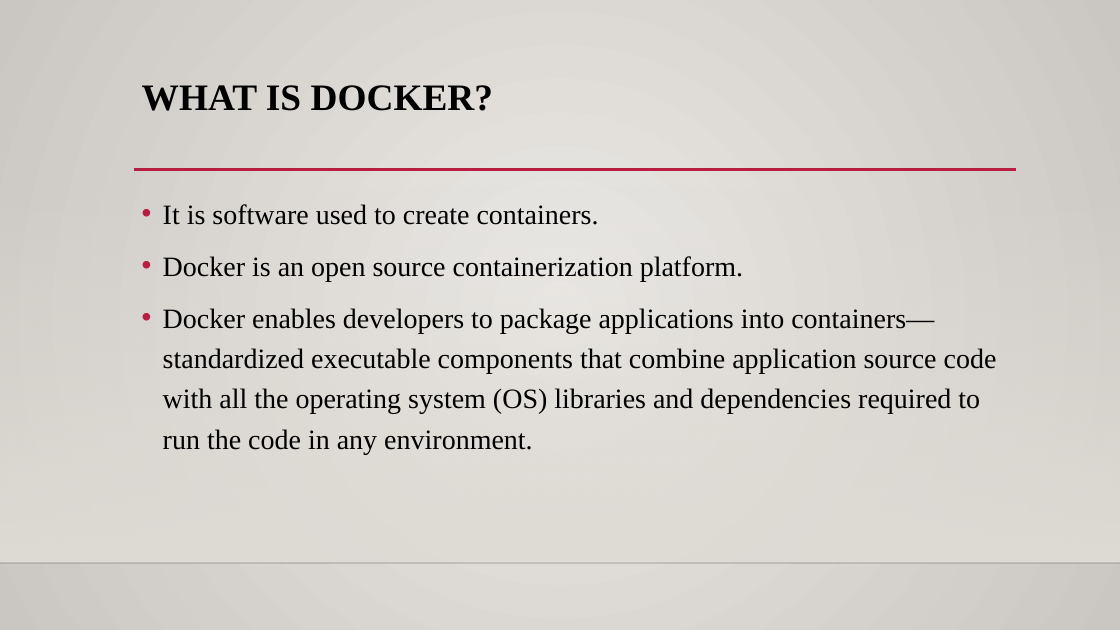
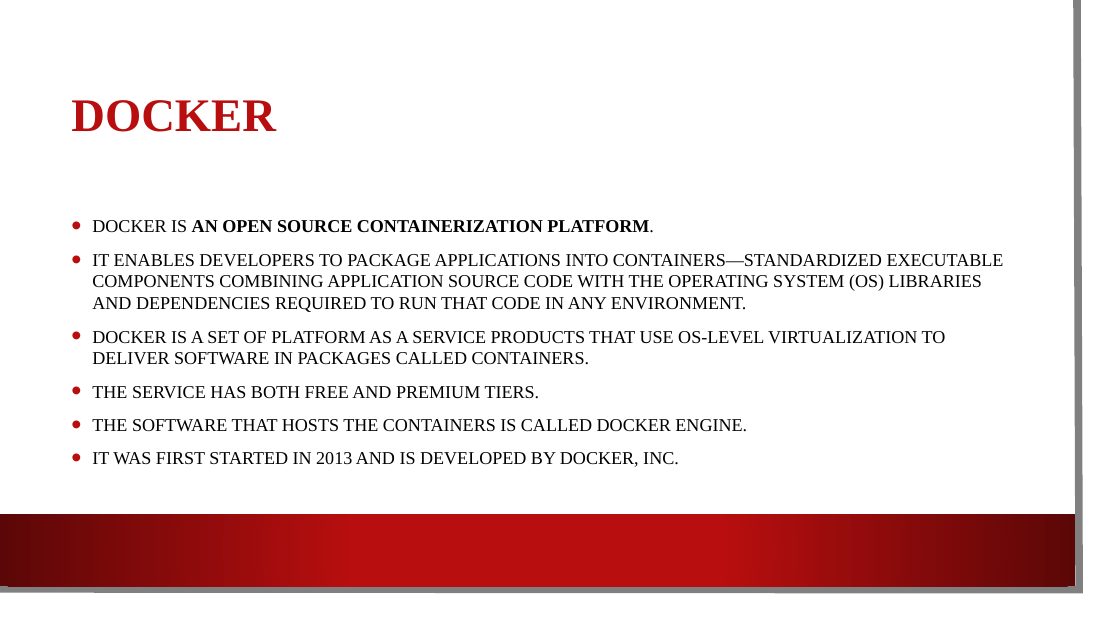
Before and after one commit to NUMBRITHBOPANNA/devopspresentationb2, a slide deck: slide 9 of Docker.pptx (slide 7 before the commit). Drawn at 1120x630 pixels with LibreOffice and Linux fonts; fonts in the diff are those of the drawing; background and template pictures are left out. Boxes give left, top, right and bottom in pixels: in the first picture for what was removed or moved away, otherwise in the second. Text is boxed around its words. In the diff, an @@ line names an element or a change of style, - is before the commit and + after.

```diff
--- a/Docker.pptx
+++ b/Docker.pptx
@@ background gradient #ECEAE7 to #CAC7C1 to picture (left out) @@
@@ rectangle: place and size @@
-rectangle at (0,186,1120,563)
+rectangle at (0,0,1101,611)
@@ rectangle at (0,0,1101,611): fill gradient #DFDBD5 to #FFFFFF; shadow on @@
@@ freeform shape added at (0,0,1080,590), outline #808080 6.5 pt @@
@@ title "DOCKER" at (71,100,276,132): vertical alignment top to middle @@
@@ title at (71,100,276,132): text changed; size 32 to 40 pt; text colour #000000 to #B80E0F @@
-WHAT IS DOCKER?
+DOCKER
@@ line removed from (134, 170) to (1017, 170) @@
@@ text "DOCKER IS AN OPEN SOURCE ..." at (92,220,1004,467): vertical alignment top to middle @@
@@ text at (92,220,1004,467): text changed; size 24 to 15.5 pt @@
-• It is software used to create containers.
-• Docker is an open source containerization platform.
-• Docker enables developers to package applications into containers—standardized executable components that combine application source code with all the operating system (OS) libraries and dependencies required to run the code in any environment.
+• DOCKER IS AN OPEN SOURCE CONTAINERIZATION PLATFORM.
+• IT ENABLES DEVELOPERS TO PACKAGE APPLICATIONS INTO CONTAINERS—STANDARDIZED EXECUTABLE COMPONENTS COMBINING APPLICATION SOURCE CODE WITH THE OPERATING SYSTEM (OS) LIBRARIES AND DEPENDENCIES REQUIRED TO RUN THAT CODE IN ANY ENVIRONMENT.
+• DOCKER IS A SET OF PLATFORM AS A SERVICE PRODUCTS THAT USE OS-LEVEL VIRTUALIZATION TO DELIVER SOFTWARE IN PACKAGES CALLED CONTAINERS.
+• THE SERVICE HAS BOTH FREE AND PREMIUM TIERS.
+• THE SOFTWARE THAT HOSTS THE CONTAINERS IS CALLED DOCKER ENGINE.
+• IT WAS FIRST STARTED IN 2013 AND IS DEVELOPED BY DOCKER, INC.
@@ rectangle added at (0,514,1075,586), fill gradient #B80E0F to #5C0707 @@
@@ line removed from (0, 563) to (1120, 563) @@
```
Also in this commit, not shown: 6 other slides changed, 13 slides added, 6 slides removed, 9 other files.
